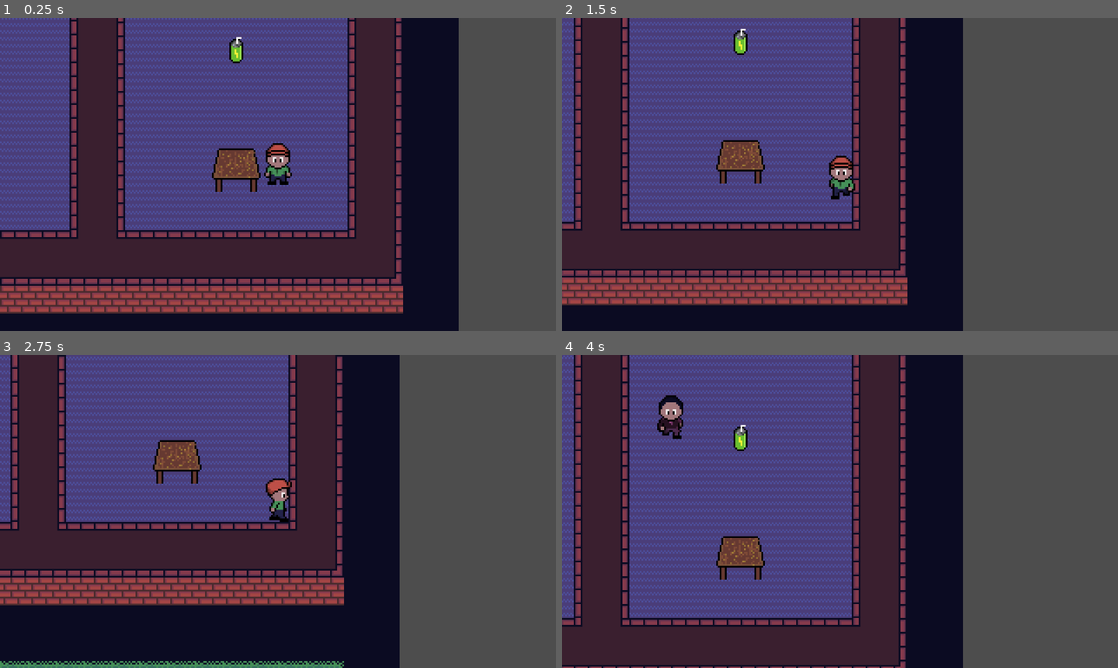
Above: before the commit, frames 1-4 (two rows, left to right).
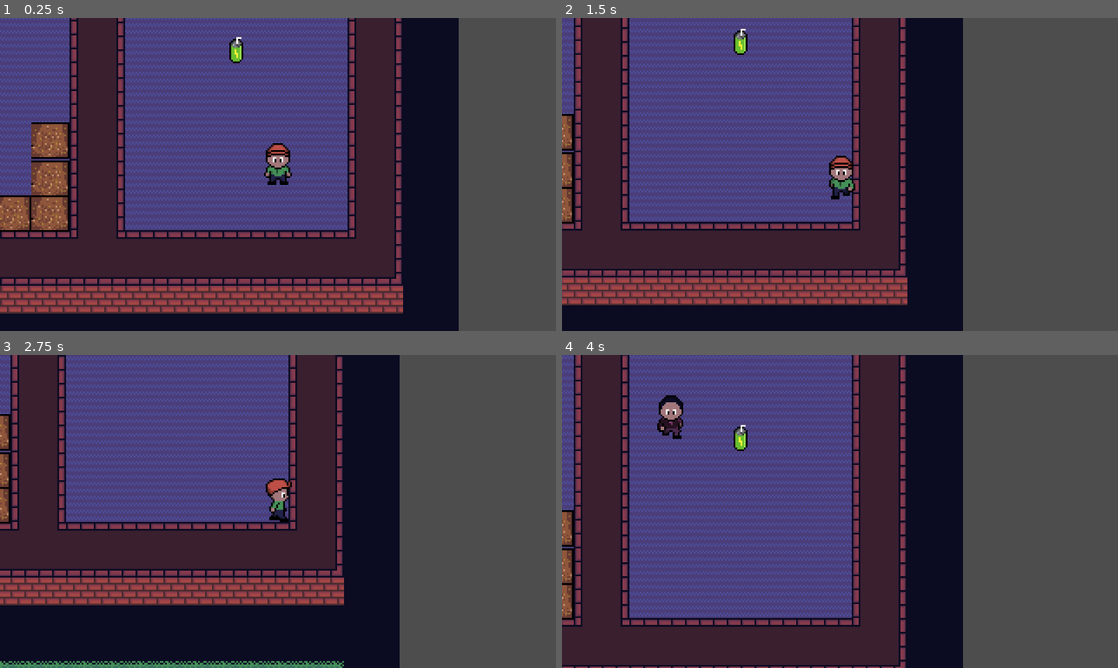
Above: after the commit, the same moments.

Repository: DankNSteinz/GWJam82
Game: Godot game, scene res://world/world.tscn
Same seed, same stepped clock (60 frames per second), same inputs: the game is played once before the commit and once after it.
Inputs:
- Up to frame 1 (0.25 s): no input
- Up to frame 2 (1.5 s): tap Enter at 0.5 s; hold D (move_right) 0.53-1.28 s; hold Shift (sprint) 0.53-1.28 s; hold S (move_down) from 1.28 s (still down); tap Shift (sprint) at 1.35 s
- Up to frame 3 (2.75 s): release S (move_down) at 2.03 s; hold D (move_right) from 2.03 s (still down); hold Shift (sprint) from 2.03 s (still down)
- Up to frame 4 (4 s): release D (move_right) at 2.78 s; release Shift (sprint) at 2.78 s; hold W (move_up) 2.78-3.53 s; tap Shift (sprint) at 2.85 s; hold A (move_left) from 3.53 s (still down); hold Shift (sprint) from 3.53 s (still down)

The runs differ from the first frame. In frame 1, 3.9% of the frame differs, in the area x 0-47%, y 33-69%; in frame 2, 1.6%; in frame 3, 1.5%; in frame 4, 1.6%.

Commit message:
added more static 2d sprites

Diff:
--- /dev/null
+++ b/gwjam82/objects/alarm.tscn
@@ -0,0 +1,14 @@
+[gd_scene load_steps=3 format=3 uid="uid://cmqkmhwttdmce"]
+
+[ext_resource type="Texture2D" uid="uid://bbho2pugyhx8h" path="res://objects/alarm.png" id="1_ko521"]
+
+[sub_resource type="CircleShape2D" id="CircleShape2D_rjhyd"]
+radius = 6.7082
+
+[node name="alarm" type="StaticBody2D"]
+
+[node name="collider" type="CollisionShape2D" parent="."]
+shape = SubResource("CircleShape2D_rjhyd")
+
+[node name="Sprite2D" type="Sprite2D" parent="collider"]
+texture = ExtResource("1_ko521")
--- /dev/null
+++ b/gwjam82/objects/bball_front.tscn
@@ -0,0 +1,14 @@
+[gd_scene load_steps=3 format=3 uid="uid://cadsxpdsmjf7l"]
+
+[ext_resource type="Texture2D" uid="uid://buf2yviroay55" path="res://objects/bball_hoop_front.png" id="1_oaa45"]
+
+[sub_resource type="RectangleShape2D" id="RectangleShape2D_xs3rk"]
+size = Vector2(30, 8.5)
+
+[node name="Node2D" type="StaticBody2D"]
+
+[node name="StaticBody2D" type="Sprite2D" parent="."]
+texture = ExtResource("1_oaa45")
+
+[node name="CollisionShape2D" type="CollisionShape2D" parent="."]
+shape = SubResource("RectangleShape2D_xs3rk")
--- /dev/null
+++ b/gwjam82/objects/bball_hoop.tscn
@@ -0,0 +1,16 @@
+[gd_scene load_steps=3 format=3 uid="uid://pemeg3csvffq"]
+
+[ext_resource type="Texture2D" uid="uid://o1dlglc34awl" path="res://objects/bball_hoop.png" id="1_3iall"]
+
+[sub_resource type="RectangleShape2D" id="RectangleShape2D_0ns63"]
+size = Vector2(29.375, 15.75)
+
+[node name="bball_hoop" type="StaticBody2D"]
+
+[node name="CollisionShape2D" type="CollisionShape2D" parent="."]
+y_sort_enabled = true
+position = Vector2(1, -1.4)
+shape = SubResource("RectangleShape2D_0ns63")
+
+[node name="Sprite2D" type="Sprite2D" parent="CollisionShape2D"]
+texture = ExtResource("1_3iall")
--- /dev/null
+++ b/gwjam82/objects/clock.tscn
@@ -0,0 +1,16 @@
+[gd_scene load_steps=3 format=3 uid="uid://bbtkfcnu28srf"]
+
+[ext_resource type="Texture2D" uid="uid://ekybug6fqurk" path="res://objects/clock.png" id="1_cdt0o"]
+
+[sub_resource type="CircleShape2D" id="CircleShape2D_lqjj8"]
+radius = 5.0
+
+[node name="clock" type="StaticBody2D"]
+
+[node name="collider" type="CollisionShape2D" parent="."]
+shape = SubResource("CircleShape2D_lqjj8")
+
+[node name="Sprite2D" type="Sprite2D" parent="collider"]
+position = Vector2(-4.76837e-07, 0)
+scale = Vector2(0.5, 0.5)
+texture = ExtResource("1_cdt0o")
--- a/gwjam82/world/world.tscn
+++ b/gwjam82/world/world.tscn
@@ -16,6 +16,10 @@
 [ext_resource type="PackedScene" uid="uid://c8xxsd81xtck8" path="res://objects/center_worktop.tscn" id="13_b2suy"]
 [ext_resource type="PackedScene" uid="uid://dlyxgmactw6w3" path="res://npc/npc.tscn" id="14_dqqhb"]
 [ext_resource type="PackedScene" uid="uid://w5r01cta0ox4" path="res://items/energy_drink.tscn" id="15_b2suy"]
+[ext_resource type="PackedScene" uid="uid://cmqkmhwttdmce" path="res://objects/alarm.tscn" id="17_j34ew"]
+[ext_resource type="PackedScene" uid="uid://bbtkfcnu28srf" path="res://objects/clock.tscn" id="18_p2iis"]
+[ext_resource type="PackedScene" uid="uid://pemeg3csvffq" path="res://objects/bball_hoop.tscn" id="19_aysyn"]
+[ext_resource type="PackedScene" uid="uid://cadsxpdsmjf7l" path="res://objects/bball_front.tscn" id="20_p2iis"]
 
 [sub_resource type="TileSetAtlasSource" id="TileSetAtlasSource_4717r"]
 texture = ExtResource("1_tcf2h")
@@ -893,51 +897,141 @@
 [node name="chalk_board4" parent="chalk_board" instance=ExtResource("8_4papg")]
 position = Vector2(-176, 119)
 
-[node name="student_desk2" type="Node2D" parent="."]
+[node name="desk" type="Node2D" parent="."]
 y_sort_enabled = true
 position = Vector2(16, 8)
 
-[node name="desk" parent="student_desk2" instance=ExtResource("9_fyhu2")]
-position = Vector2(-193, 185)
-
-[node name="desk2" parent="student_desk2" instance=ExtResource("9_fyhu2")]
-position = Vector2(-228, 180)
-
-[node name="desk3" parent="student_desk2" instance=ExtResource("9_fyhu2")]
-position = Vector2(-163, 181)
-
-[node name="desk4" parent="student_desk2" instance=ExtResource("9_fyhu2")]
-position = Vector2(-164, 209)
-
-[node name="desk5" parent="student_desk2" instance=ExtResource("9_fyhu2")]
-position = Vector2(-16, 184)
-
-[node name="student_desk" type="Node2D" parent="."]
+[node name="student_desk" parent="desk" instance=ExtResource("9_fyhu2")]
+position = Vector2(-191, 160)
+
+[node name="student_desk2" parent="desk" instance=ExtResource("9_fyhu2")]
+position = Vector2(-224, 159)
+
+[node name="student_desk3" parent="desk" instance=ExtResource("9_fyhu2")]
+position = Vector2(-159, 159)
+
+[node name="student_desk4" parent="desk" instance=ExtResource("9_fyhu2")]
+position = Vector2(-157, 190)
+
+[node name="student_desk5" parent="desk" instance=ExtResource("9_fyhu2")]
+position = Vector2(-225, 222)
+
+[node name="desk" parent="desk" instance=ExtResource("9_fyhu2")]
+position = Vector2(-30, 189)
+
+[node name="desk2" parent="desk" instance=ExtResource("9_fyhu2")]
+position = Vector2(-67, 190)
+
+[node name="desk3" parent="desk" instance=ExtResource("9_fyhu2")]
+position = Vector2(4, 161)
+
+[node name="desk4" parent="desk" instance=ExtResource("9_fyhu2")]
+position = Vector2(-30, 161)
+
+[node name="desk5" parent="desk" instance=ExtResource("9_fyhu2")]
+position = Vector2(-66, 160)
+
+[node name="desk6" parent="desk" instance=ExtResource("9_fyhu2")]
+position = Vector2(-158, 222)
+
+[node name="desk7" parent="desk" instance=ExtResource("9_fyhu2")]
+position = Vector2(-191, 221)
+
+[node name="desk8" parent="desk" instance=ExtResource("9_fyhu2")]
+position = Vector2(-225, 191)
+
+[node name="desk9" parent="desk" instance=ExtResource("9_fyhu2")]
+position = Vector2(-191, 190)
+
+[node name="desk10" parent="desk" instance=ExtResource("9_fyhu2")]
+position = Vector2(388, 166)
+
+[node name="desk11" parent="desk" instance=ExtResource("9_fyhu2")]
+position = Vector2(260, 223)
+
+[node name="desk12" parent="desk" instance=ExtResource("9_fyhu2")]
+position = Vector2(225, 222)
+
+[node name="desk13" parent="desk" instance=ExtResource("9_fyhu2")]
+position = Vector2(190, 221)
+
+[node name="desk14" parent="desk" instance=ExtResource("9_fyhu2")]
+position = Vector2(260, 195)
+
+[node name="desk15" parent="desk" instance=ExtResource("9_fyhu2")]
+position = Vector2(225, 194)
+
+[node name="desk16" parent="desk" instance=ExtResource("9_fyhu2")]
+position = Vector2(189, 195)
+
+[node name="desk17" parent="desk" instance=ExtResource("9_fyhu2")]
+position = Vector2(260, 166)
+
+[node name="desk18" parent="desk" instance=ExtResource("9_fyhu2")]
+position = Vector2(189, 168)
+
+[node name="desk19" parent="desk" instance=ExtResource("9_fyhu2")]
+position = Vector2(224, 166)
+
+[node name="desk20" parent="desk" instance=ExtResource("9_fyhu2")]
+position = Vector2(6, 217)
+
+[node name="desk21" parent="desk" instance=ExtResource("9_fyhu2")]
+position = Vector2(-30, 217)
+
+[node name="desk22" parent="desk" instance=ExtResource("9_fyhu2")]
+position = Vector2(-66, 217)
+
+[node name="desk23" parent="desk" instance=ExtResource("9_fyhu2")]
+position = Vector2(4, 188)
+
+[node name="desk24" parent="desk" instance=ExtResource("9_fyhu2")]
+position = Vector2(425, 220)
+
+[node name="desk25" parent="desk" instance=ExtResource("9_fyhu2")]
+position = Vector2(388, 219)
+
+[node name="desk26" parent="desk" instance=ExtResource("9_fyhu2")]
+position = Vector2(351, 221)
+
+[node name="desk27" parent="desk" instance=ExtResource("9_fyhu2")]
+position = Vector2(426, 193)
+
+[node name="desk28" parent="desk" instance=ExtResource("9_fyhu2")]
+position = Vector2(388, 193)
+
+[node name="desk29" parent="desk" instance=ExtResource("9_fyhu2")]
+position = Vector2(350, 193)
+
+[node name="desk30" parent="desk" instance=ExtResource("9_fyhu2")]
+position = Vector2(425, 167)
+
+[node name="desk31" parent="desk" instance=ExtResource("9_fyhu2")]
+position = Vector2(350, 167)
+
+[node name="teacher_desk" type="Node2D" parent="."]
 y_sort_enabled = true
 
-[node name="student_desk2" parent="student_desk" instance=ExtResource("10_fyhu2")]
-position = Vector2(400, 594)
-
-[node name="student_desk3" parent="student_desk" instance=ExtResource("10_fyhu2")]
+[node name="desk1" parent="teacher_desk" instance=ExtResource("10_fyhu2")]
+position = Vector2(190, 410)
+
+[node name="desk2" parent="teacher_desk" instance=ExtResource("10_fyhu2")]
 position = Vector2(239, 145)
 
-[node name="student_desk4" parent="student_desk" instance=ExtResource("10_fyhu2")]
+[node name="desk3" parent="teacher_desk" instance=ExtResource("10_fyhu2")]
 position = Vector2(-14, 143)
 
-[node name="student_desk5" parent="student_desk" instance=ExtResource("10_fyhu2")]
+[node name="desk4" parent="teacher_desk" instance=ExtResource("10_fyhu2")]
 position = Vector2(-175, 144)
 
-[node name="student_desk6" parent="student_desk" instance=ExtResource("10_fyhu2")]
+[node name="desk5" parent="teacher_desk" instance=ExtResource("10_fyhu2")]
 position = Vector2(403, 146)
 
 [node name="fridge" parent="." instance=ExtResource("11_ocfjn")]
 position = Vector2(288, 408)
 
 [node name="left_table" parent="." instance=ExtResource("12_dqqhb")]
-position = Vector2(224, 608)
-
-[node name="centre_worktop" parent="." instance=ExtResource("13_b2suy")]
-position = Vector2(248, 608)
+position = Vector2(227, 615)
 
 [node name="npc" parent="." instance=ExtResource("14_dqqhb")]
 position = Vector2(360, 432)
@@ -959,5 +1053,82 @@
 [node name="energy_drink" parent="." instance=ExtResource("15_b2suy")]
 position = Vector2(400, 520)
 
+[node name="centre_worktop2" type="Node2D" parent="."]
+
+[node name="centre_worktop" parent="centre_worktop2" instance=ExtResource("13_b2suy")]
+position = Vector2(270, 616)
+
+[node name="centre_worktop2" parent="centre_worktop2" instance=ExtResource("13_b2suy")]
+position = Vector2(292, 616)
+
+[node name="centre_worktop3" parent="centre_worktop2" instance=ExtResource("13_b2suy")]
+position = Vector2(292, 574)
+
+[node name="centre_worktop4" parent="centre_worktop2" instance=ExtResource("13_b2suy")]
+position = Vector2(248, 616)
+
+[node name="centre_worktop5" parent="centre_worktop2" instance=ExtResource("13_b2suy")]
+position = Vector2(292, 596)
+
+[node name="alarms" type="Node2D" parent="."]
+
+[node name="alarm" parent="alarms" instance=ExtResource("17_j34ew")]
+position = Vector2(348, 118)
+
+[node name="alarm2" parent="alarms" instance=ExtResource("17_j34ew")]
+position = Vector2(296, 118)
+
+[node name="alarm3" parent="alarms" instance=ExtResource("17_j34ew")]
+position = Vector2(-71, 117)
+
+[node name="alarm4" parent="alarms" instance=ExtResource("17_j34ew")]
+position = Vector2(-231, 117)
+
+[node name="alarm5" parent="alarms" instance=ExtResource("17_j34ew")]
+position = Vector2(348, 390)
+
+[node name="alarm6" parent="alarms" instance=ExtResource("17_j34ew")]
+position = Vector2(213, 390)
+
+[node name="alarm7" parent="alarms" instance=ExtResource("17_j34ew")]
+position = Vector2(-228, 390)
+
+[node name="clock" type="Node2D" parent="."]
+
+[node name="clock1" parent="clock" instance=ExtResource("18_p2iis")]
+position = Vector2(443, 389)
+
+[node name="clock2" parent="clock" instance=ExtResource("18_p2iis")]
+position = Vector2(268, 388)
+
+[node name="clock3" parent="clock" instance=ExtResource("18_p2iis")]
+position = Vector2(375, 118)
+
+[node name="clock4" parent="clock" instance=ExtResource("18_p2iis")]
+position = Vector2(210, 118)
+
+[node name="clock5" parent="clock" instance=ExtResource("18_p2iis")]
+position = Vector2(16, 119)
+
+[node name="clock6" parent="clock" instance=ExtResource("18_p2iis")]
+position = Vector2(-152, 118)
+
+[node name="clock7" parent="clock" instance=ExtResource("18_p2iis")]
+position = Vector2(-101, 392)
+
+[node name="bball_hoops" type="Node2D" parent="."]
+
+[node name="bball_hoop" parent="bball_hoops" instance=ExtResource("19_aysyn")]
+position = Vector2(-18, 613)
+
+[node name="bball_hoop2" parent="bball_hoops" instance=ExtResource("19_aysyn")]
+position = Vector2(-184, 613)
+
+[node name="bball_front1" parent="bball_hoops" instance=ExtResource("20_p2iis")]
+position = Vector2(-18, 403)
+
+[node name="bball_front2" parent="bball_hoops" instance=ExtResource("20_p2iis")]
+position = Vector2(-183, 403)
+
 [editable path="npc"]
 [editable path="npc/human_sprites"]
Binary file added: gwjam82/objects/alarm.png
Not shown, added: gwjam82/objects/alarm.png.import
Binary file added: gwjam82/objects/bball_hoop.png
Not shown, added: gwjam82/objects/bball_hoop.png.import
Binary file added: gwjam82/objects/bball_hoop_front.png
Not shown, added: gwjam82/objects/bball_hoop_front.png.import
Binary file added: gwjam82/objects/clock.png
Not shown, added: gwjam82/objects/clock.png.import
Binary file added: gwjam82/world/static_sprites/alarm.aseprite
Binary file added: gwjam82/world/static_sprites/alarm.png
Not shown, added: gwjam82/world/static_sprites/alarm.png.import
Binary file added: gwjam82/world/static_sprites/bball_hoop.aseprite
(and 14 more such lines)
